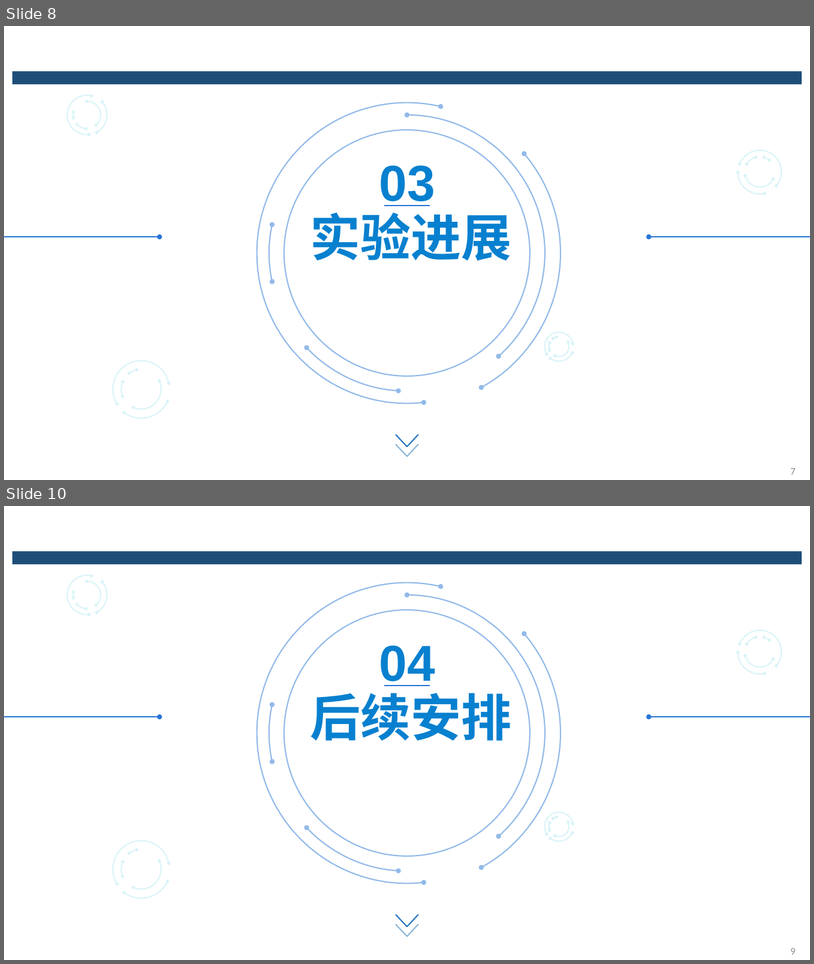
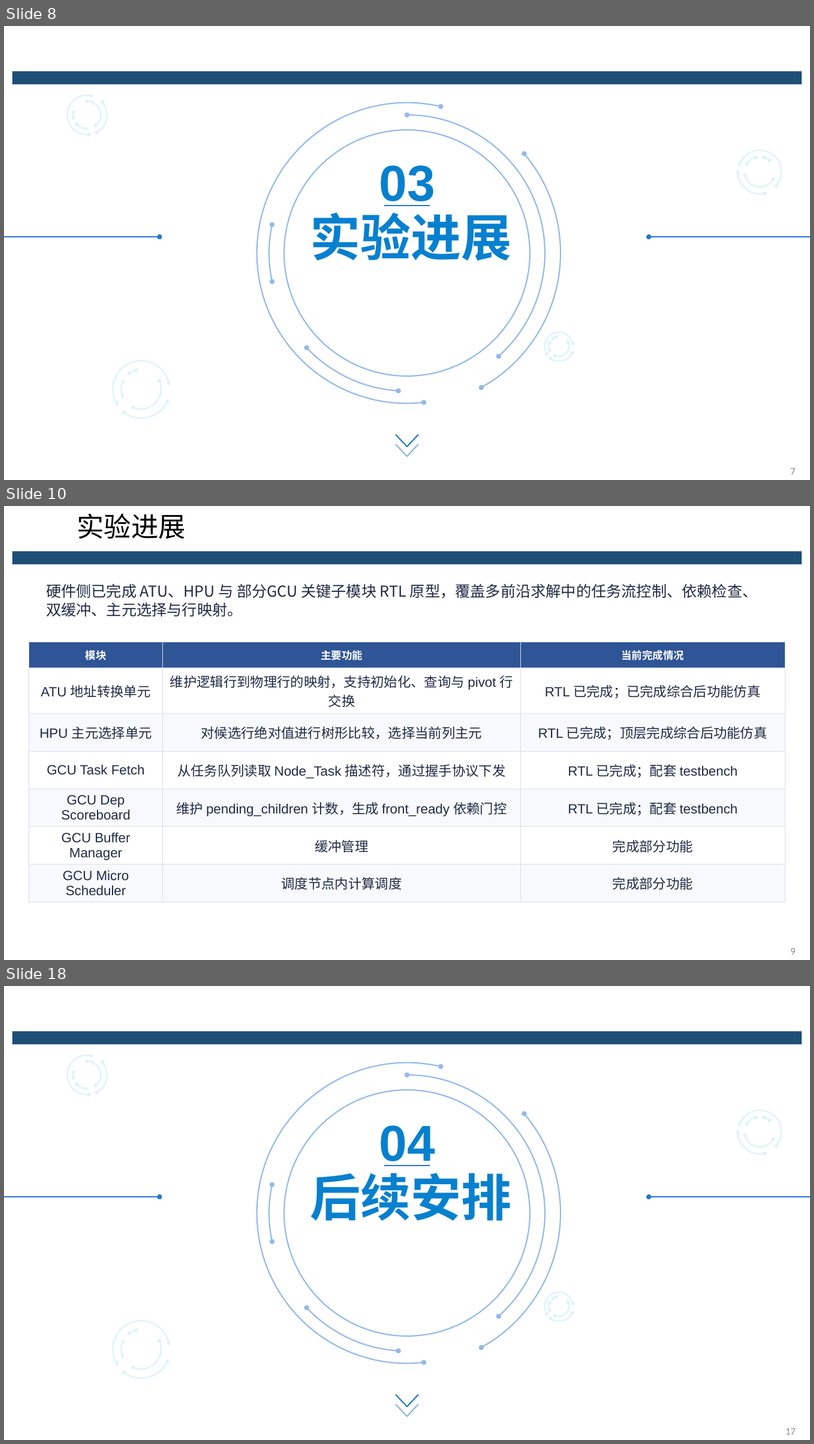
Before and after one commit to qcjjsyx/Graduation-Project, a slide deck: graduation-project/中期/中期答辩_黄渊.pptx. Shown one above the other, each under a label of ours: slides 8 and 10 before the commit, slides 8, 10 and 18 after it; the slides between them are not shown. The pictures are 814x964 and 814x1444 pixels, drawn with LibreOffice and Linux fonts; fonts in the diff are those of the drawing; background and template pictures are left out. Boxes give left, top, right and bottom in pixels: in the first picture for what was removed or moved away, otherwise in the second. Text is boxed around its words. In the diff, an @@ line names an element or a change of style, - is before the commit and + after.

Commit message:
中期任务完成

```diff
--- a/graduation-project/中期/中期答辩_黄渊.pptx
+++ b/graduation-project/中期/中期答辩_黄渊.pptx
@@ slide 10 added at box(4, 506, 810, 960), background #FFFFFF; not listed: 1 template element that a slide beside it also shows @@
@@ title added at box(77, 513, 185, 539), 32.4 pt, text #000000 @@
+实验进展
@@ text added at box(46, 583, 758, 616), 18 pt, text #1F2A44 @@
+硬件侧已完成 ATU、HPU 与 部分GCU 关键子模块 RTL 原型，覆盖多前沿求解中的任务流控制、依赖检查、双缓冲、主元选择与行映射。
@@ table added at box(29, 642, 785, 898), 7 rows, 3 columns @@
+模块 | 主要功能 | 当前完成情况
+ATU 地址转换单元 | 维护逻辑行到物理行的映射，支持初始化、查询与 pivot 行交换 | RTL 已完成；已完成综合后功能仿真
+HPU 主元选择单元 | 对候选行绝对值进行树形比较，选择当前列主元 | RTL 已完成；顶层完成综合后功能仿真
+GCU Task Fetch | 从任务队列读取 Node_Task 描述符，通过握手协议下发 | RTL 已完成；配套 testbench
+GCU Dep Scoreboard | 维护 pending_children 计数，生成 front_ready 依赖门控 | RTL 已完成；配套 testbench
+GCU Buffer Manager | 缓冲管理 | 完成部分功能
+GCU Micro Scheduler | 调度节点内计算调度 | 完成部分功能
@@ page number added at box(791, 948, 795, 954), 12 pt, text #898989 @@
+9
@@ what was slide 10 is now slide 18 @@
@@ page number at box(786, 1428, 796, 1434): text changed @@
-9
+17
```
Also in this commit, not shown: 4 slides changed, 7 other slides added, 52 other files.
